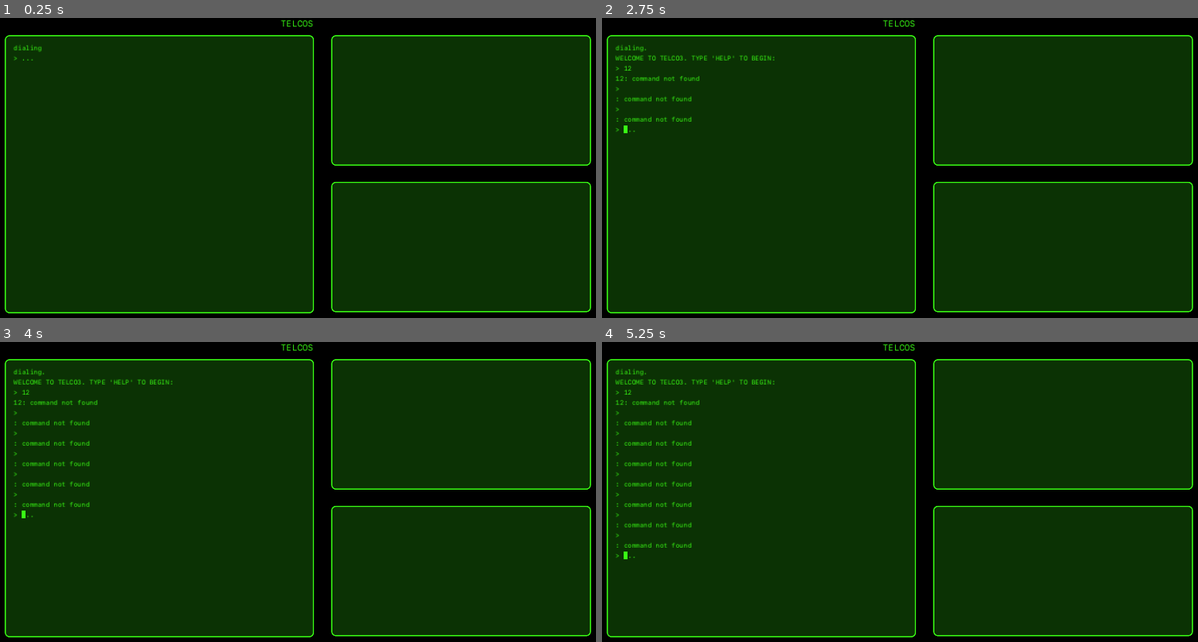
Above: before the commit, frames 1-4 (two rows, left to right).
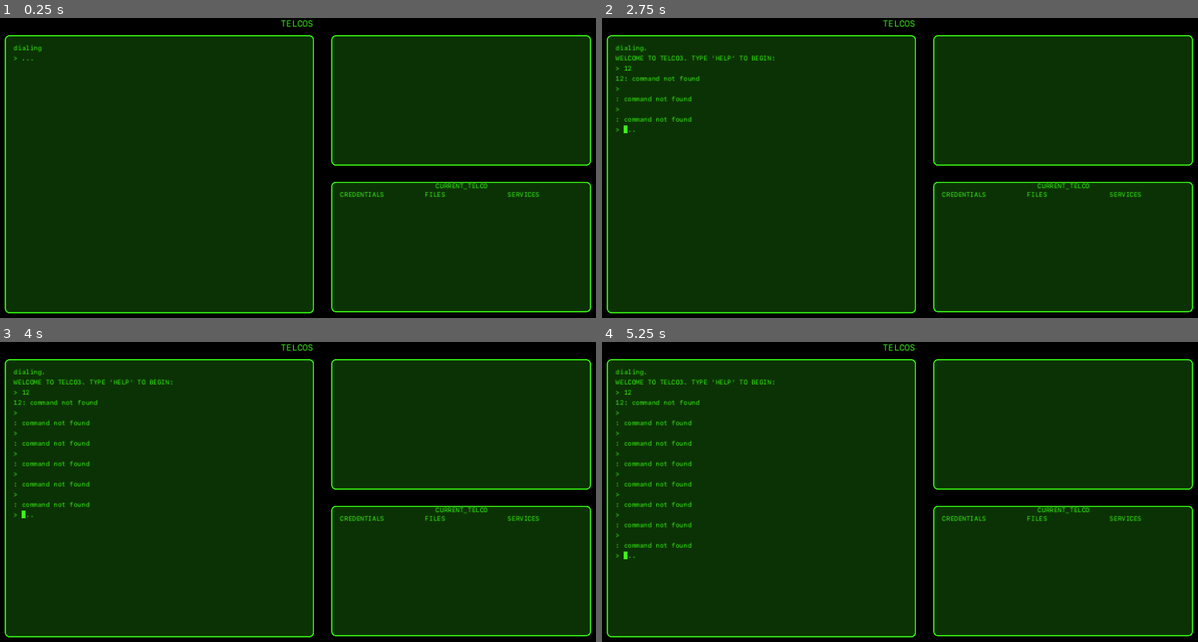
Above: after the commit, the same moments.

Repository: jwhenry28/TELCOS
Game: Godot game, scene res://scenes/main/main.tscn
Same seed, same stepped clock (60 frames per second), same inputs: the game is played once before the commit and once after it. Sound files missing from this copy of the repository are replaced by a short silence.
Inputs (mouse positions are in pixels of both pictures, inside the frame that each line leads up to):
- Up to frame 1 (0.25 s): no input
- Up to frame 2 (2.75 s): click (762, 63) at 0.52 s; type "12" at 0.6 s; tap Enter (cmd_enter) at 1.25, 1.35, 2.1 s; hold Right 1.28-2.03 s; tap Space at 2 s; hold Down from 2.03 s (still down)
- Up to frame 3 (4 s): tap Enter (cmd_enter) at 2.75, 3.05, 3.6 s; release Down at 2.78 s; hold Right 2.78-3.53 s; tap Backspace at 2.85 s; tap Space at 3.5 s; hold Up from 3.53 s (still down)
- Up to frame 4 (5.25 s): tap Enter (cmd_enter) at 4.25, 4.35 s; release Up at 4.28 s; hold Down from 4.28 s (still down); tap Space at 5 s; tap Backspace at 5.1 s

The runs differ from the first frame. In frame 1, 0.3% of the frame differs, in the area x 56-91%, y 55-60%; in frame 2, 0.3%; in frame 3, 0.3%; in frame 4, 0.3%.

Commit message:
swapping to VM

Diff:
--- a/scenes/main/main.tscn
+++ b/scenes/main/main.tscn
@@ -12,6 +12,7 @@
 [ext_resource type="Script" path="res://scenes/main/signal_bus.gd" id="7_7iogf"]
 [ext_resource type="AudioStream" uid="uid://5dxbn8v7fqnb" path="res://assets/sounds/dial.mp3" id="7_qlhlb"]
 [ext_resource type="AudioStream" uid="uid://brxpld4vm4y3g" path="res://assets/sounds/error2.wav" id="8_icns6"]
+[ext_resource type="PackedScene" uid="uid://crqk6leymugtr" path="res://scenes/stats/stats.tscn" id="12_oglw2"]
 
 [node name="Main" type="Node"]
 script = ExtResource("1_8xtc6")
@@ -62,10 +63,6 @@
 
 [node name="Comms" parent="." instance=ExtResource("6_77t78")]
 
-[node name="Stats" type="Panel" parent="."]
-offset_left = 640.0
-offset_top = 305.0
-offset_right = 1124.0
-offset_bottom = 548.0
+[node name="Stats" parent="." instance=ExtResource("12_oglw2")]
 
 [node name="TelcoNetwork" parent="." instance=ExtResource("6_klq8m")]
--- a/scenes/main/signal_bus.gd
+++ b/scenes/main/signal_bus.gd
@@ -7,6 +7,7 @@
 signal terminal_stdout(msg: String)
 signal terminal_stderr(msg: String)
 signal play_sound(sound_name: String)
+signal stats_add(stat_name: String, value: String)
 
 
 func _ready() -> void:
--- /dev/null
+++ b/scenes/stats/stats.gd
@@ -0,0 +1,42 @@
+extends Panel
+
+const TERMINAL_GREEN: Color = Color8(57, 255, 20, 255)
+const BG_TERMINAL_GREEN: Color = Color8(11, 50, 4, 255)
+const FONT_SIZE: int = 12
+
+var credentials: VBoxContainer
+var files: VBoxContainer
+var services: VBoxContainer
+
+var signal_bus
+
+# Called when the node enters the scene tree for the first time.
+func _ready() -> void:
+	credentials = $"CredentialsContainer/ScrollContainer/VBoxContainer"
+	files = $"FilesContainer/ScrollContainer/VBoxContainer"
+	services = $"ServicesContainer/ScrollContainer/VBoxContainer"
+
+	signal_bus = $"../SignalBus"
+	signal_bus.stats_add.connect(_on_stats_add)
+
+
+# Called every frame. 'delta' is the elapsed time since the previous frame.
+func _process(delta: float) -> void:
+	pass
+
+
+func _on_stats_add(stat_name: String, value: String):
+	var label = Label.new()
+	label.name = value
+	label.text = value
+	label.autowrap_mode = TextServer.AUTOWRAP_WORD
+	label.add_theme_color_override("font_color", TERMINAL_GREEN)
+	label.add_theme_font_size_override("font_size", FONT_SIZE)
+
+	match stat_name:
+		'credentials':
+			credentials.add_child(label)
+		'files':
+			files.add_child(label)
+		'services':
+			services.add_child(label)
--- /dev/null
+++ b/scenes/stats/stats.tscn
@@ -0,0 +1,88 @@
+[gd_scene load_steps=3 format=3 uid="uid://crqk6leymugtr"]
+
+[ext_resource type="Script" path="res://scenes/stats/stats.gd" id="1_ii11t"]
+[ext_resource type="Theme" uid="uid://d2b2dbm31ohsc" path="res://themes/telcos.tres" id="2_57rkm"]
+
+[node name="Stats" type="Panel"]
+offset_left = 640.0
+offset_top = 305.0
+offset_right = 1124.0
+offset_bottom = 548.0
+script = ExtResource("1_ii11t")
+
+[node name="Label" type="Label" parent="."]
+layout_mode = 1
+anchors_preset = 5
+anchor_left = 0.5
+anchor_right = 0.5
+offset_left = -20.0
+offset_right = 20.0
+offset_bottom = 15.0
+grow_horizontal = 2
+theme = ExtResource("2_57rkm")
+text = "CURRENT_TELCO"
+
+[node name="CredentialsContainer" type="Control" parent="."]
+anchors_preset = 0
+offset_left = 16.0
+offset_top = 16.0
+offset_right = 156.0
+offset_bottom = 227.0
+
+[node name="Label" type="Label" parent="CredentialsContainer"]
+layout_mode = 1
+offset_right = 82.0
+offset_bottom = 15.0
+text = "CREDENTIALS"
+
+[node name="ScrollContainer" type="ScrollContainer" parent="CredentialsContainer"]
+layout_mode = 0
+offset_top = 16.0
+offset_right = 140.0
+offset_bottom = 211.0
+
+[node name="VBoxContainer" type="VBoxContainer" parent="CredentialsContainer/ScrollContainer"]
+layout_mode = 2
+
+[node name="FilesContainer" type="Control" parent="."]
+anchors_preset = 0
+offset_left = 174.0
+offset_top = 16.0
+offset_right = 314.0
+offset_bottom = 227.0
+
+[node name="Label" type="Label" parent="FilesContainer"]
+layout_mode = 1
+offset_right = 82.0
+offset_bottom = 15.0
+text = "FILES
+"
+
+[node name="ScrollContainer" type="ScrollContainer" parent="FilesContainer"]
+layout_mode = 0
+offset_right = 40.0
+offset_bottom = 40.0
+
+[node name="VBoxContainer" type="VBoxContainer" parent="FilesContainer/ScrollContainer"]
+layout_mode = 2
+
+[node name="ServicesContainer" type="Control" parent="."]
+anchors_preset = 0
+offset_left = 328.0
+offset_top = 16.0
+offset_right = 468.0
+offset_bottom = 227.0
+
+[node name="Label" type="Label" parent="ServicesContainer"]
+layout_mode = 1
+offset_right = 82.0
+offset_bottom = 15.0
+text = "SERVICES"
+
+[node name="ScrollContainer" type="ScrollContainer" parent="ServicesContainer"]
+layout_mode = 0
+offset_right = 40.0
+offset_bottom = 40.0
+
+[node name="VBoxContainer" type="VBoxContainer" parent="ServicesContainer/ScrollContainer"]
+layout_mode = 2
--- a/scenes/telc_os/telc_os.gd
+++ b/scenes/telc_os/telc_os.gd
@@ -596,6 +596,7 @@
 
 	initialize_session(username)
 	stdout("welcome, " + session.get_username()+ "!")
+	signal_bus.stats_add.emit("credentials", username)
 	return true
 
 
--- a/scenes/terminal/terminal.gd
+++ b/scenes/terminal/terminal.gd
@@ -157,12 +157,6 @@
 		label.add_theme_color_override("font_color", TERMINAL_GREEN)
 		label.add_theme_font_size_override("font_size", FONT_SIZE)
 
-
-		print("next_msg_index: ", next_msg_index)
-		# var last_sibling = vbox_container.get_child(next_msg_index)
-		# print("adding sibling to: ", last_sibling.name)
-		# next_msg_index += 1
-		# last_sibling.add_sibling(label)
 		vbox_container.add_child(label)
 		vbox_container.move_child(label, next_msg_index)
 		next_msg_index += 1
Not shown: 1 places in scenes/main/main.tscn that only renumber resources
